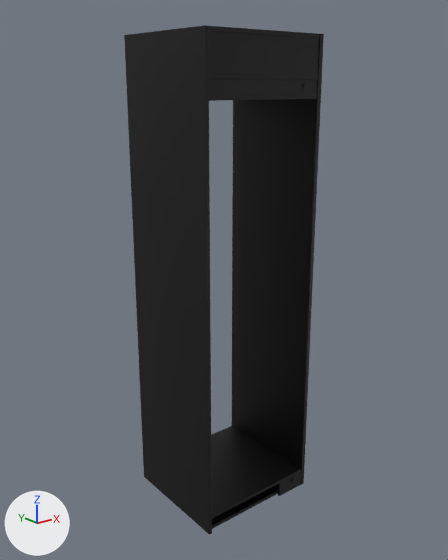
Renders of the FBX model Models/Kitchen03Fridge/meshes/fbx/Kitchen03Fridge.fbx from each side of a commit.
Before and after are seen from a 50 mm lens placed at (-1.71, -2.14, 0.86), pointed at (0.0, 0.0, 0.01). The lights are fixed; the arrows at lower left show +X, +Y and +Z. Objects named as collision shapes, trigger or cutter boxes, shadow casters or lower levels of detail are left out. Where no turn or scale is listed for an object, it has been applied to the vertices.

Objects in the first picture: 'kitchen_03_fridge'.
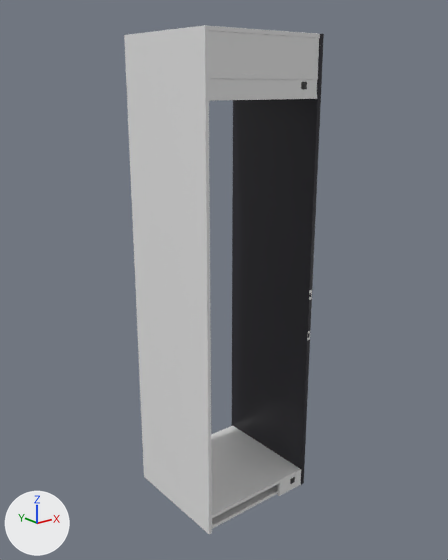
The newer file is also turned or shifted as a whole; pictures and numbers use the older file's frame.

What the commit changed:
Material 'M_RubberPlastic' (mat_m_rubberplastic) is new.
Its base color is (0.0545, 0.0545, 0.0545) (black #424242).
Its roughness is 0.498.
Material 'M_PlasticWhite' (mat_m_plasticwhite) is new.
Its base color is (0.799, 0.799, 0.799) (white #e7e7e7).
Its roughness is 0.298.
Material 'M_KitchenFronts' (mat_m_kitchenfronts) is new.
Its base color is (0.0185, 0.0176, 0.0252) (black #25242c).
Its roughness is 0.298.
me_kitchen03fridge has 3730 vertices, 6944 faces and spans x -0.3..0.3, y -0.28..0.28, z -1.06..1.06.
me_kitchen03fridge is used by ob_kitchen_03_fridge; location (0.0, 0.0, 0.0).
me_kitchen03fridge part 1: all 4424 faces that had it switch from mat_m_plastic_white (black #000000) to mat_m_plasticwhite (white #e7e7e7).
me_kitchen03fridge part 2: all 1640 faces that had it switch from mat_m_rubber_plastic (black #000000) to mat_m_rubberplastic (black #424242).
me_kitchen03fridge part 3: all 880 faces that had it switch from mat_m_kitchen_fronts (black #000000) to mat_m_kitchenfronts (black #25242c).

Where the change shows, as pixel boxes [x1, y1, x2, y2] in the pictures (448 x 560 px):
part 1 of me_kitchen03fridge, recoloured (black to white): [124, 25, 320, 534] in both
part 2 of me_kitchen03fridge, recoloured: [290, 82, 307, 484] in both
part 3 of me_kitchen03fridge, recoloured: [232, 34, 324, 485] in both
